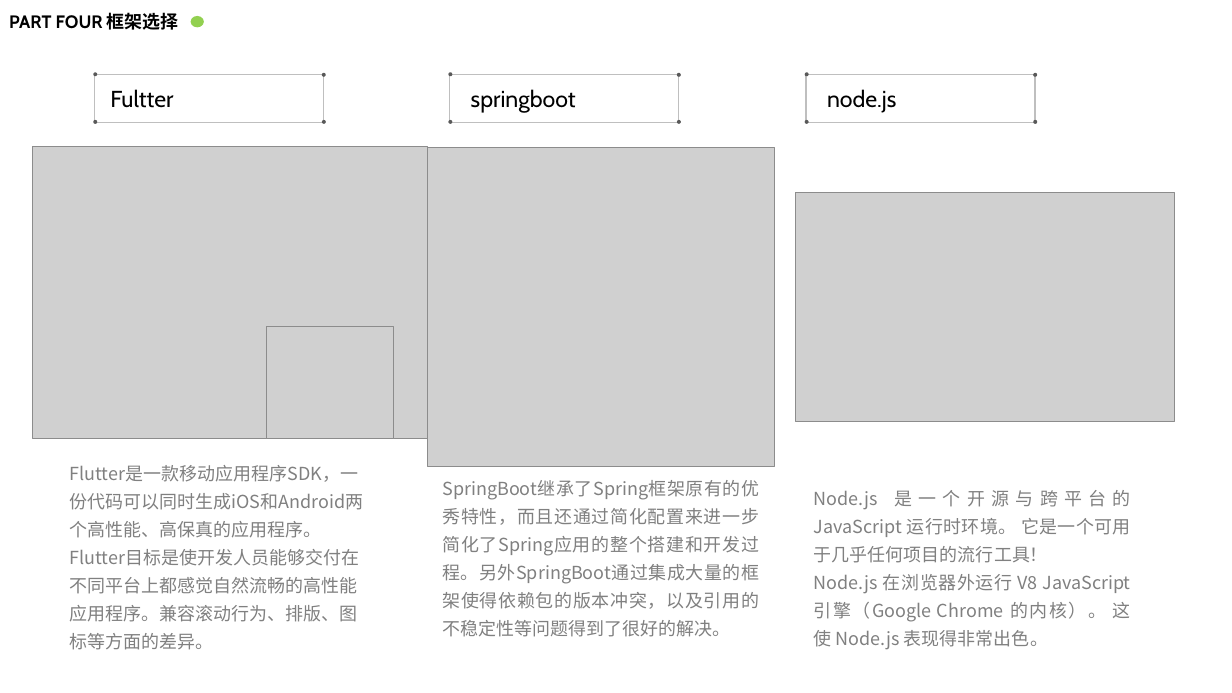
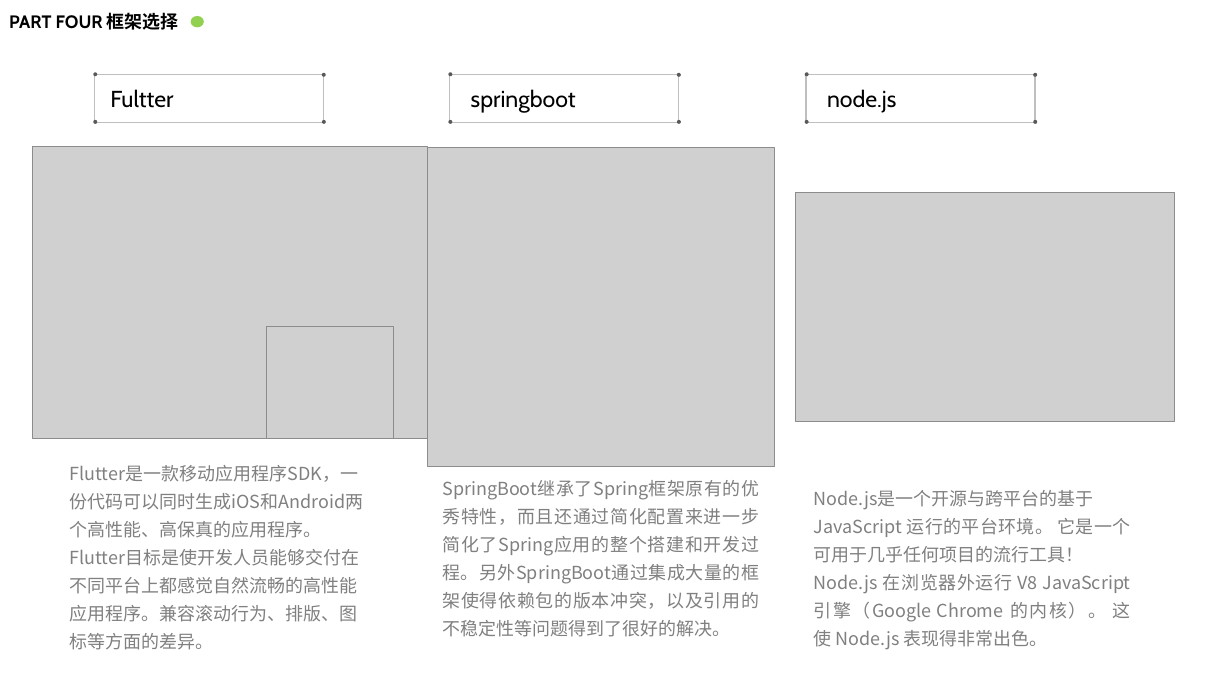
Before and after one commit to ZUCC-SE2020-2021-1-G06/Fishes_Music, a slide deck: slide 15 of ppt/SE2020-G06-小组预备作业.pptx (slide 13 before the commit). Drawn at 1232x693 pixels with LibreOffice and Linux fonts; fonts in the diff are those of the drawing; grey boxes stand for pictures; background and template pictures are left out. Boxes give left, top, right and bottom in pixels: in the first picture for what was removed or moved away, otherwise in the second. Text is boxed around its words. In the diff, an @@ line names an element or a change of style, - is before the commit and + after.

```diff
--- a/ppt/SE2020-G06-小组预备作业.pptx
+++ b/ppt/SE2020-G06-小组预备作业.pptx
@@ text at bbox=[814, 490, 1131, 563]: text changed @@
-Node.js 是一个开源与跨平台的 JavaScript 运行时环境。 它是一个可用于几乎任何项目的流行工具！
+Node.js是一个开源与跨平台的基于
+JavaScript 运行的平台环境。 它是一个可用于几乎任何项目的流行工具！
```
Also in this commit, not shown: 4 other slides changed, 3 slides added.
